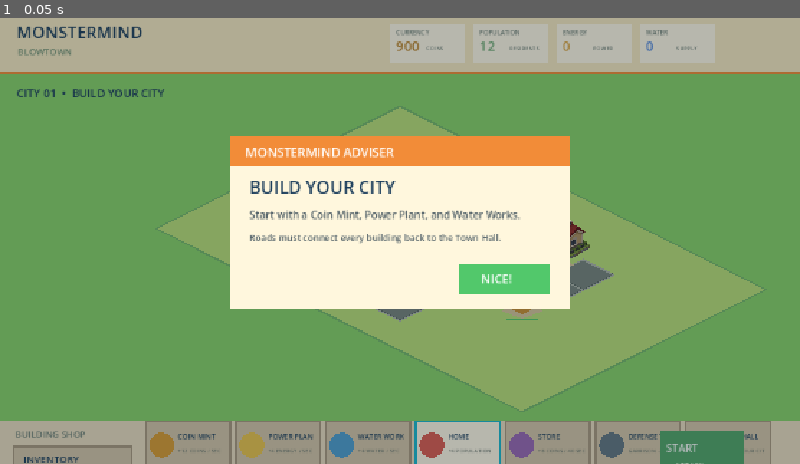
Above: before the commit, frame 1.
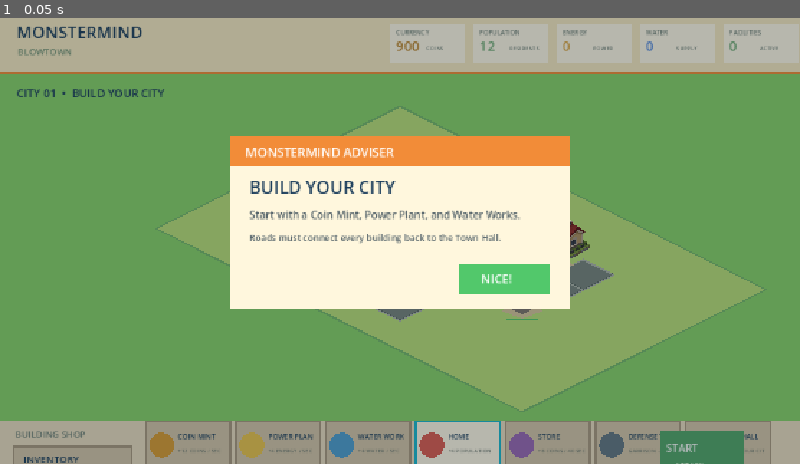
Above: after the commit, the same moment.

Repository: CyleA25088/Monstermind-reborn
Game: Godot game, scene res://node_2d.tscn
The game is run twice, just before and just after one commit, with the same random seed, the same clock (stepped at 60 frames per second) and the same inputs.
Inputs:
- Up to frame 1 (0.05 s): no input

The runs differ from the first frame. In frame 1, 0.8% of the frame differs, in the area x 64-100%, y 1-67%.

Commit message:
added building logic

Diff:
--- a/new-game-project/monstermind_game.gd
+++ b/new-game-project/monstermind_game.gd
@@ -55,6 +55,8 @@
 var context_position := Vector2.ZERO
 var move_mode := false
 var monster_preview_grid := Vector2i(-1, -1)
+var active_facilities := 0
+var total_facilities := 0
 
 @onready var input_router: MonsterMindInputRouter = $InputRouter
 @onready var economy_system: MonsterMindEconomySystem = $EconomySystem
@@ -119,7 +121,7 @@
 		interval = 45.0
 	if kind == "store":
 		interval = 40.0
-	return {"label": label, "grid": grid, "kind": kind, "footprint": footprint, "color": color, "hp": health, "max_hp": health, "state": state, "produces": produces, "rate": rate, "buffer": 0.0, "collect_timer": interval, "collect_interval": interval, "pending": 0}
+	return {"label": label, "grid": grid, "kind": kind, "footprint": footprint, "color": color, "hp": health, "max_hp": health, "state": state, "produces": produces, "rate": rate, "buffer": 0.0, "collect_timer": interval, "collect_interval": interval, "pending": 0, "active": false}
 
 func _card_list() -> Array:
 	if build_phase:
@@ -232,6 +234,7 @@
 		foundation = PackedVector2Array([q + Vector2(-31, 8), q + Vector2(0, 20), q + Vector2(31, 8), q + Vector2(0, -4)])
 	draw_colored_polygon(foundation, Color("#fff0a8") if chosen else Color("#d5c49b"))
 	var connected := _is_building_connected(b)
+	var population_inactive: bool = (_worker_cost(b.kind) > 0 and connected and not b.active)
 	var building_texture: Texture2D = home_texture if b.kind == "home" else town_texture if b.kind == "town" else null
 	if building_texture:
 		var sprite_size := Vector2(112, 96) if b.kind == "home" else Vector2(154, 128)
@@ -246,7 +249,7 @@
 			])
 		else:
 			body = PackedVector2Array([q + Vector2(-23, 1), q + Vector2(-23, -25), q + Vector2(0, -39), q + Vector2(23, -25), q + Vector2(23, 1), q + Vector2(0, 14)])
-		draw_colored_polygon(body, Color("#7d756c") if not connected else (Color("#59494b") if b.state == "damaged" else b.color))
+		draw_colored_polygon(body, Color("#7d756c") if not connected or population_inactive else (Color("#59494b") if b.state == "damaged" else b.color))
 		if b.kind == "home":
 			draw_colored_polygon(PackedVector2Array([q + Vector2(-28, -24), q + Vector2(0, -47), q + Vector2(28, -24), q + Vector2(0, -13)]), Color("#a73d43"))
 			draw_rect(Rect2(q + Vector2(-5, -5), Vector2(10, 18)), Color("#654434"))
@@ -282,6 +285,9 @@
 	if not connected:
 		draw_circle(q + Vector2(27, -47), 7, Color("#d9534f"))
 		draw_string(ui_font, q + Vector2(31, -43), "!", HORIZONTAL_ALIGNMENT_LEFT, -1, 10, Color.WHITE)
+	if population_inactive:
+		draw_circle(q + Vector2(27, -47), 7, Color("#d9534f"))
+		draw_string(ui_font, q + Vector2(31, -43), "!", HORIZONTAL_ALIGNMENT_LEFT, -1, 10, Color.WHITE)
 	elif b.pending > 0:
 		draw_circle(q + Vector2(27, -47), 7, Color("#f2c24f"))
 		draw_string(ui_font, q + Vector2(24, -43), "$", HORIZONTAL_ALIGNMENT_LEFT, -1, 10, Color.WHITE)
@@ -321,6 +327,7 @@
 	_draw_resource_stat(Vector2(stat_x + 120, 14), "POPULATION", resources.population, "RESIDENTS", Color("#65a46c"))
 	_draw_resource_stat(Vector2(stat_x + 240, 14), "ENERGY", resources.energy, "POWER", Color("#d89d32"))
 	_draw_resource_stat(Vector2(stat_x + 360, 14), "WATER", resources.water, "SUPPLY", Color("#4f85dc"))
+	_draw_resource_stat(Vector2(stat_x + 480, 14),"FACILITIES",active_facilities,"ACTIVE",Color("#65a46c"))
 	draw_string(ui_font, Vector2(24, 120), "CITY 01  •  BUILD YOUR CITY" if build_phase else "CITY 01  •  DESTROY THE TOWN HALL", HORIZONTAL_ALIGNMENT_LEFT, -1, 16, NAVY)
 	if not build_phase:
 		draw_string(ui_font, Vector2(w - 220, 120), "TIME  %03d" % int(mission_time), HORIZONTAL_ALIGNMENT_LEFT, -1, 16, Color("#a44236"))
@@ -556,10 +563,67 @@
 		return 1
 	return 0
 
+func _recalculate_population() -> void:
+	var total_population := 0
+
+	# Reset every facility before recalculating.
+	for building in buildings:
+		building.active = false
+
+	# Connected homes provide population.
+	for building in buildings:
+		if building.state != "intact":
+			continue
+
+		if not _is_building_connected(building):
+			continue
+
+		if building.kind == "home":
+			total_population += 4
+
+	# Facilities consume population in creation order.
+	var available_population := total_population
+	active_facilities = 0
+	total_facilities = 0
+	var inactive_buildings: Array[String] = []
+
+	for building in buildings:
+		if building.state != "intact":
+			continue
+
+		var cost := _worker_cost(building.kind)
+
+		if cost <= 0:
+			continue
+
+		total_facilities += 1
+
+		if not _is_building_connected(building):
+			inactive_buildings.append(building.label + " is disconnected")
+			continue
+
+		if available_population >= cost:
+			building.active = true
+			available_population -= cost
+			active_facilities += 1
+		else:
+			inactive_buildings.append(building.label + " needs more population")
+
+	resources.population = available_population
+
+	if inactive_buildings.size() > 0:
+		adviser = "Not enough population. Inactive: " + ", ".join(inactive_buildings)
+
 func _update_production(delta: float) -> void:
+	_recalculate_population()
 	for b in buildings:
-		if b.state != "intact" or b.produces == "" or not _is_building_connected(b):
-			continue
+		if b.state != "intact":
+			continue
+		if not b.active:
+			continue
+		if b.produces == "":
+			continue
+
 		b.collect_timer -= delta
 		if b.collect_timer <= 0.0:
 			b.pending += int(b.rate)
@@ -718,6 +782,7 @@
 		adviser = "Home added 4 residents. Choose another building from the shop."
 	else:
 		adviser = "%s is producing %s. Build the other resource buildings next." % [info.label, info.produces.to_upper()]
+	_recalculate_population()
 
 func _nearest_target(pos: Vector2) -> int:
 	var result := -1
--- a/new-game-project/node_2d.tscn
+++ b/new-game-project/node_2d.tscn
@@ -1,22 +1,22 @@
-[gd_scene load_steps=6 format=3 uid="uid://4pqund3nukl7"]
+[gd_scene format=3 uid="uid://4pqund3nukl7"]
 
-[ext_resource type="Script" path="res://monstermind_game.gd" id="1_game"]
-[ext_resource type="Script" path="res://input_router.gd" id="2_input"]
-[ext_resource type="Script" path="res://economy_system.gd" id="3_economy"]
-[ext_resource type="Script" path="res://monster_system.gd" id="4_monsters"]
-[ext_resource type="Script" path="res://visual_system.gd" id="5_visuals"]
+[ext_resource type="Script" uid="uid://bphl8171d77pp" path="res://monstermind_game.gd" id="1_game"]
+[ext_resource type="Script" uid="uid://d14ctisa7bpke" path="res://input_router.gd" id="2_input"]
+[ext_resource type="Script" uid="uid://bxb80vpdyqoho" path="res://economy_system.gd" id="3_economy"]
+[ext_resource type="Script" uid="uid://dx2iotvwl28ec" path="res://monster_system.gd" id="4_monsters"]
+[ext_resource type="Script" uid="uid://fbdg8klu5c86" path="res://visual_system.gd" id="5_visuals"]
 
 [node name="Node2D" type="Node2D" unique_id=925934231]
 script = ExtResource("1_game")
 
-[node name="InputRouter" type="Node" parent="."]
+[node name="InputRouter" type="Node" parent="." unique_id=1448923886]
 script = ExtResource("2_input")
 
-[node name="EconomySystem" type="Node" parent="."]
+[node name="EconomySystem" type="Node" parent="." unique_id=277446486]
 script = ExtResource("3_economy")
 
-[node name="MonsterSystem" type="Node" parent="."]
+[node name="MonsterSystem" type="Node" parent="." unique_id=1177427132]
 script = ExtResource("4_monsters")
 
-[node name="VisualSystem" type="Node" parent="."]
+[node name="VisualSystem" type="Node" parent="." unique_id=356421292]
 script = ExtResource("5_visuals")
